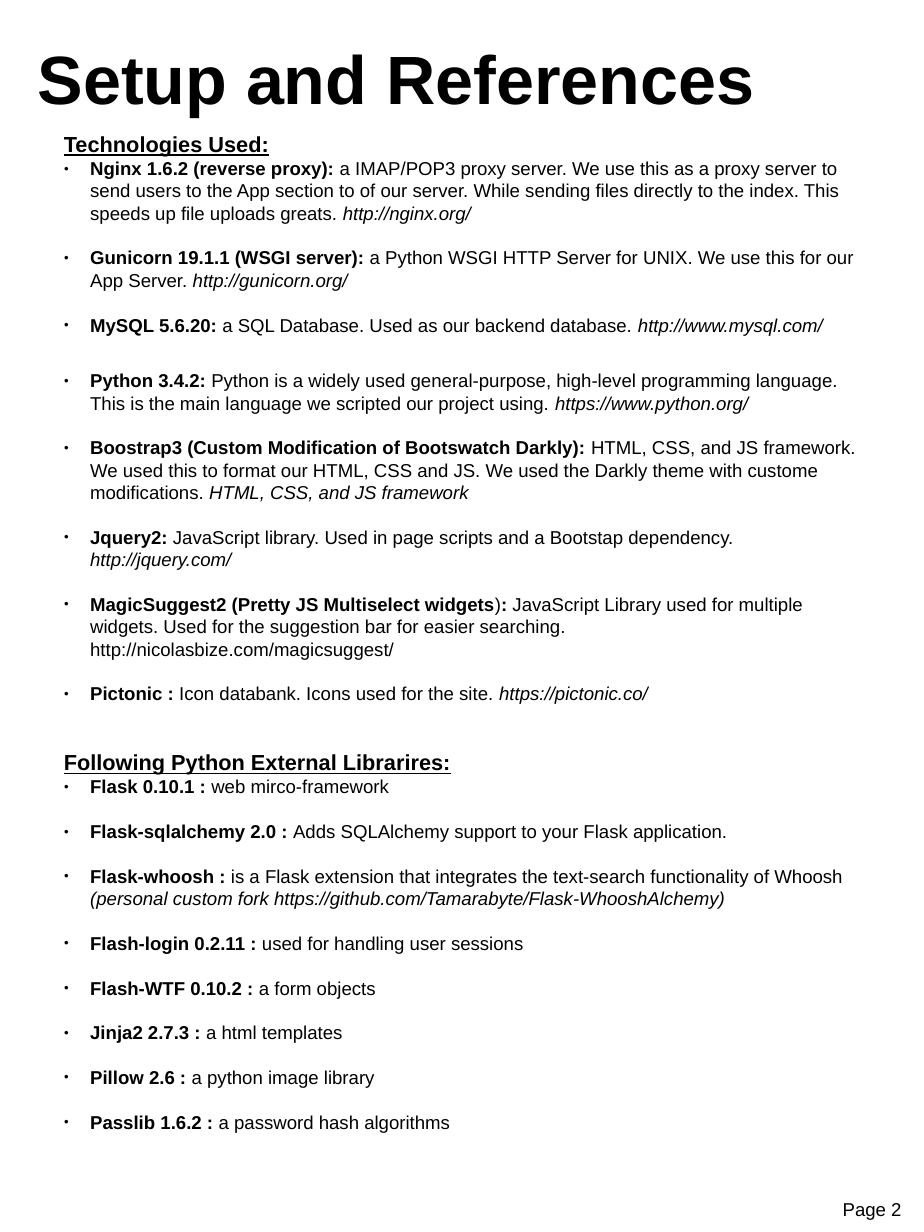
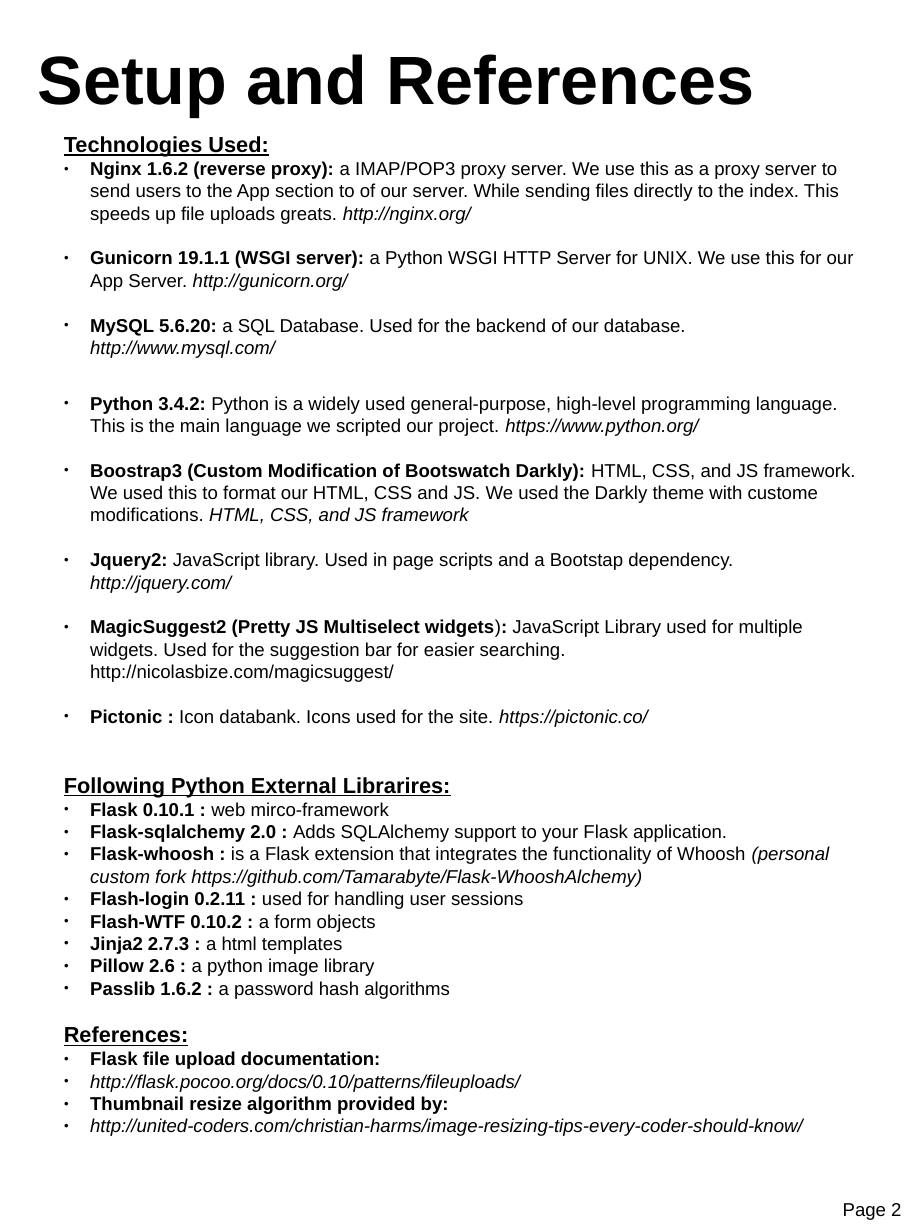
Before and after one commit to Tamarabyte/database391, a slide deck: slide 3 of ProjectReport.odp. Drawn at 924x1232 pixels with LibreOffice and Linux fonts; fonts in the diff are those of the drawing. Boxes give left, top, right and bottom in pixels: in the first picture for what was removed or moved away, otherwise in the second. Text is boxed around its words. In the diff, an @@ line names an element or a change of style, - is before the commit and + after.

Commit message:
Added more to Docs

```diff
--- a/ProjectReport.odp
+++ b/ProjectReport.odp
@@ text at (x1=90, y1=318, x2=838, y2=436): text changed @@
-● MySQL 5.6.20: a SQL Database. Used as our backend database. http://www.mysql.com/
-● Python 3.4.2: Python is a widely used general-purpose, high-level programming language. This is the main language we scripted our project using. https://www.python.org/
+● MySQL 5.6.20: a SQL Database. Used for the backend of our database. http://www.mysql.com/
+● Python 3.4.2: Python is a widely used general-purpose, high-level programming language. This is the main language we scripted our project. https://www.python.org/
@@ text at (x1=90, y1=846, x2=829, y2=887): text changed; italic on @@
-● Flask-whoosh : is a Flask extension that integrates the text-search functionality of Whoosh (personal custom fork https://github.com/Tamarabyte/Flask-WhooshAlchemy)
+● Flask-whoosh : is a Flask extension that integrates the functionality of Whoosh (personal custom fork https://github.com/Tamarabyte/Flask-WhooshAlchemy)
@@ text at (x1=64, y1=1026, x2=803, y2=1136): paragraphs added @@
+References:
+● Flask file upload documentation:
+● http://flask.pocoo.org/docs/0.10/patterns/fileuploads/
+● Thumbnail resize algorithm provided by:
+● http://united-coders.com/christian-harms/image-resizing-tips-every-coder-should-know/
```
Also in this commit, not shown: 2 other slides changed, 8 slides added, 1 slide removed, 1 other file.
